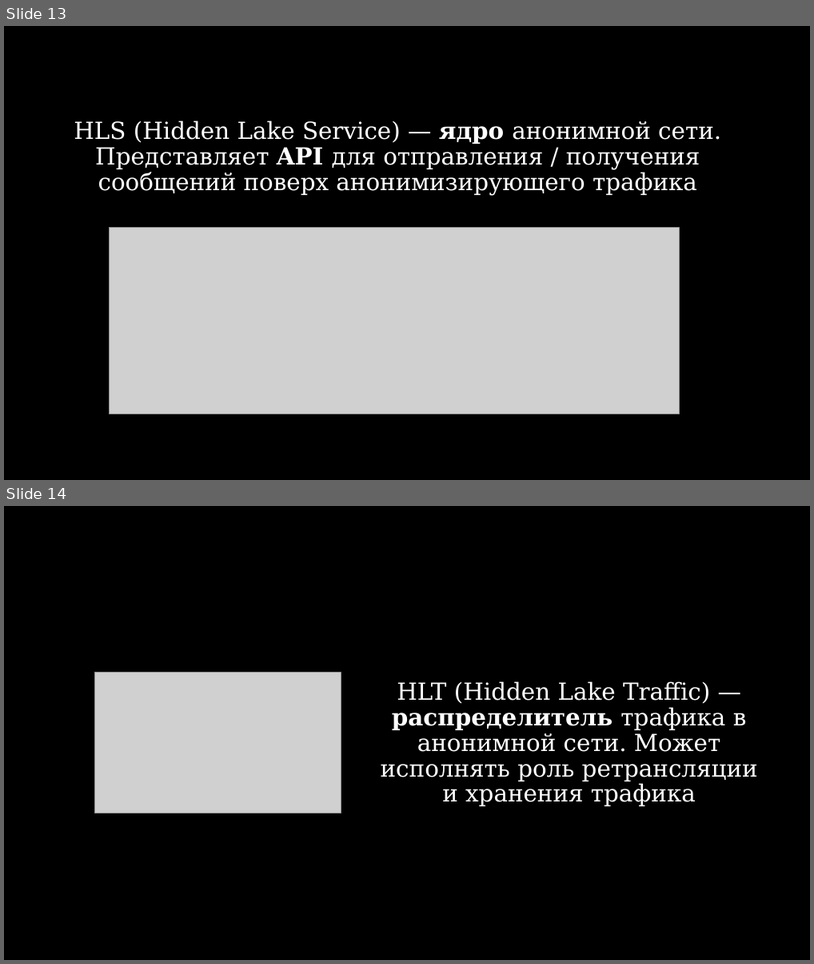
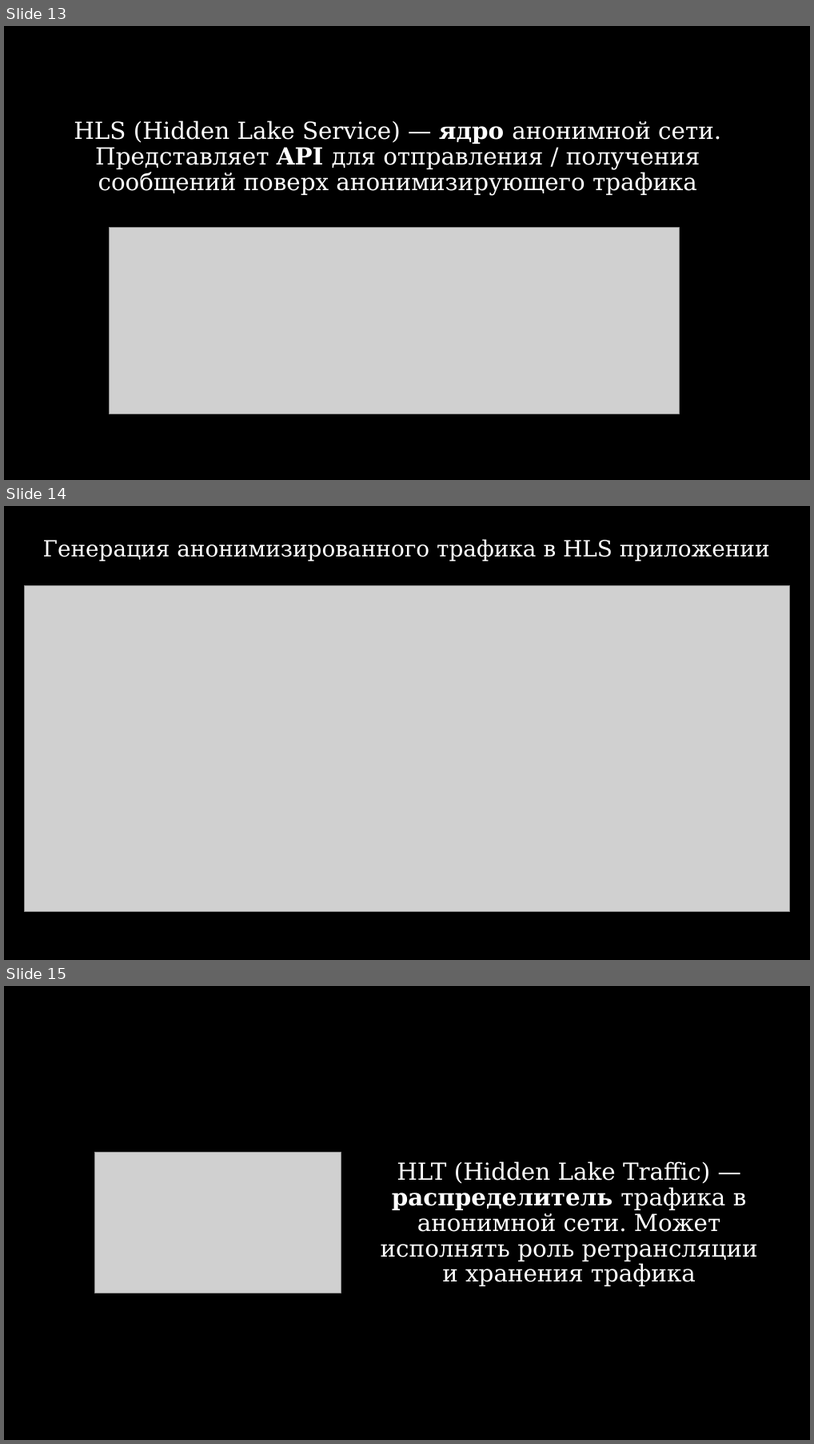
Before and after one commit to number571/go-peer, a slide deck: docs/hidden_lake_anonymous_network_view.pptx. Shown one above the other, each under a label of ours: slides 13 and 14 before the commit, slides 13, 14 and 15 after it. The pictures are 814x964 and 814x1444 pixels, drawn with LibreOffice and Linux fonts; fonts in the diff are those of the drawing; grey boxes stand for pictures. Boxes give left, top, right and bottom in pixels: in the first picture for what was removed or moved away, otherwise in the second. Text is boxed around its words. In the diff, an @@ line names an element or a change of style, - is before the commit and + after.

```diff
--- a/docs/hidden_lake_anonymous_network_view.pptx
+++ b/docs/hidden_lake_anonymous_network_view.pptx
@@ slide 14 added at [4,506,810,960], background #000000 @@
@@ text added at [43,539,770,561], 26.6 pt, text #FFFFFF @@
+Генерация анонимизированного трафика в HLS приложении
@@ picture added at [25,586,790,912] @@
@@ what was slide 14 is now slide 15 @@
```
Also in this commit, not shown: 2 other slides added, 3 other files.
